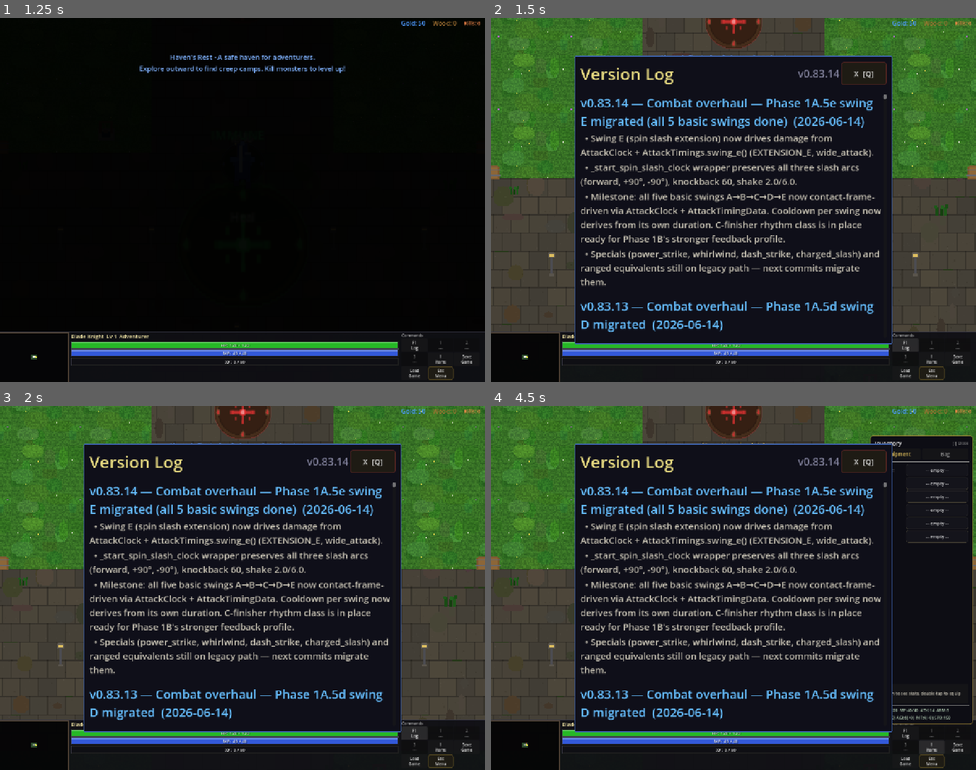
Above: before the commit, frames 1-4 (two rows, left to right).
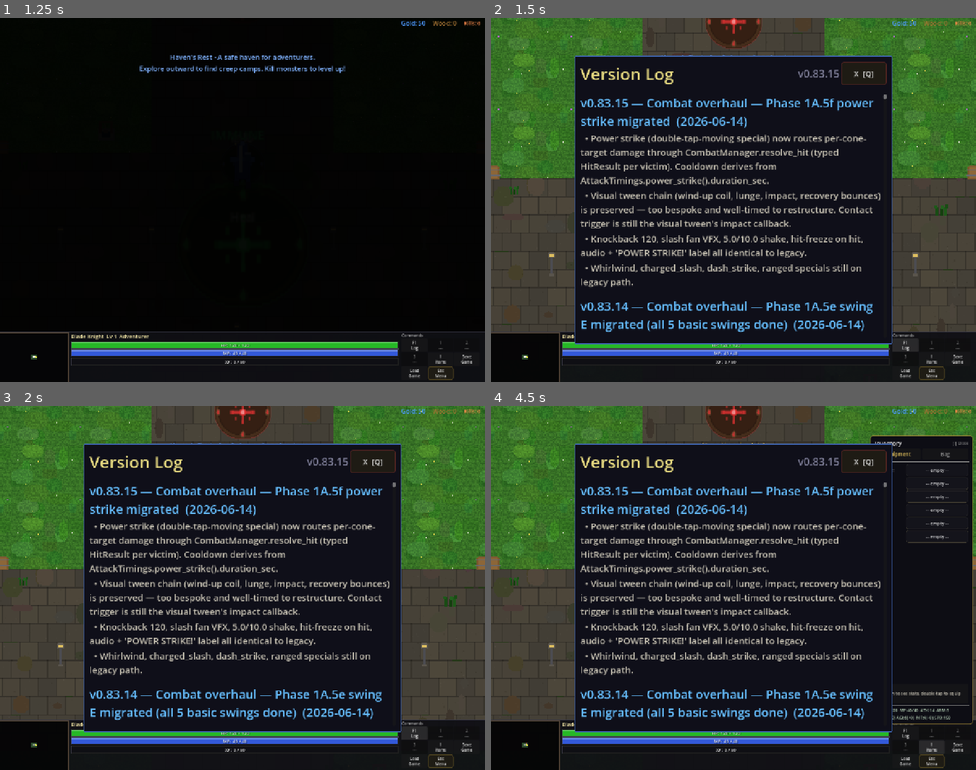
Above: after the commit, the same moments.

Repository: slxny/legends-open-rpg
Game: Godot game, scene res://scenes/main.tscn
Same seed, same stepped clock (60 frames per second), same inputs: the game is played once before the commit and once after it.
Inputs (mouse positions are in pixels of both pictures, inside the frame that each line leads up to):
- Up to frame 1 (1.25 s): tap Enter at 0.5 s; move the mouse to (218, 272) at 0.52 s; hold W (move_up) from 0.53 s (still down); hold Space (attack) from 0.53 s (still down); click (218, 272) at 0.67 s
- Up to frame 2 (1.5 s): release W (move_up) at 1.25 s; release Space (attack) at 1.25 s; click "F1 Log" at 1.25 s
- Up to frame 3 (2 s): no input
- Up to frame 4 (4.5 s): click "1 ---" at 2 s; click "2 ---" at 2.75 s; click "3 ---" at 3.5 s; click "I Items" at 4.25 s

Frame 1 is identical in both runs. In frame 2, 9.4% of the frame differs, in the area x 18-81%, y 14-87%; in frame 3, 9.4%; in frame 4, 9.4%.

Commit message:
v0.83.15: Combat overhaul — Phase 1A.5f power strike migrated
Per-cone-target damage routes through CombatManager.resolve_hit (one
HitResult per victim — Phase 1B will coalesce on attack_id for
hit-stop / camera-shake feedback). Cooldown derives from
AttackTimings.power_strike().duration_sec / attack_speed.

Visual tween chain preserved — wind-up coil, lunge, impact, recovery
bounces are too bespoke/well-timed to restructure. Contact trigger
remains the visual tween's impact callback; the migration here is
typed damage flow + data-driven cooldown.

Knockback 120, slash fan VFX, 5/10 shake, hit-freeze, audio, label
identical to legacy.

Whirlwind, charged_slash, dash_strike, ranged specials still on
legacy path — next commits migrate them.

Headless: smoke 51/51 PASS, parse clean.

Co-Authored-By: Claude Opus 4.7 (1M context) <noreply@anthropic.com>

Diff:
--- a/scenes/player/player.gd
+++ b/scenes/player/player.gd
@@ -1366,8 +1366,14 @@
 func _execute_power_strike(attack_dir: Vector2) -> void:
 	# Double-tap: AoE directional slam — lunge forward, hit up to 5 enemies
 	# in a cone, 1.5x damage with splash. Satisfying bouncy animation.
+	# Phase 1A.5f: damage routes through CombatManager.resolve_hit (typed
+	# HitResult for Phase 1B subscribers). Cooldown derived from
+	# AttackTimings.power_strike().duration_sec. Visual tween contact
+	# callback remains the trigger — its chain is too bespoke to
+	# restructure without risk.
 	_is_attack_animating = true
-	_attack_cooldown = 0.8 / stats.attack_speed
+	var ps_timing = AttackTimingsCls.power_strike()
+	_attack_cooldown = ps_timing.duration_sec / max(0.1, stats.attack_speed)
 	var dir = attack_dir
 	var base_pos = sprite.position
 	var dmg_mult := 1.5
@@ -1432,11 +1438,17 @@
 		var hit_count := 0
 		for enemy in cone_targets:
 			if is_instance_valid(enemy) and not enemy.get("_is_dead"):
-				var result = CombatManager.calculate_damage(stats.get_stats_dict(), enemy.get_stats_dict(), dmg_mult)
-				enemy.take_damage(result["damage"], result["is_crit"])
-				var kb_dir = (enemy.global_position - global_position).normalized()
-				enemy.apply_knockback(kb_dir, 120.0)
-				_spawn_impact_vfx(enemy.global_position, result["is_crit"])
+				var event = HitEventCls.new()
+				event.attacker = self
+				event.victim = enemy
+				event.direction = (enemy.global_position - global_position).normalized()
+				event.attack_id = &"power_strike"
+				event.ability_multiplier = dmg_mult
+				var _result = CombatManager.resolve_hit(event, stats.get_stats_dict(), enemy.get_stats_dict(), true)
+				if is_instance_valid(enemy):
+					var kb_dir = (enemy.global_position - global_position).normalized()
+					enemy.apply_knockback(kb_dir, 120.0)
+					_spawn_impact_vfx(enemy.global_position, _result.was_crit)
 				hit_count += 1
 		# Big directional slash VFX fan
 		_spawn_slash_vfx(dir, 70.0, 2.4)
--- a/scenes/ui/changelog_dialog.gd
+++ b/scenes/ui/changelog_dialog.gd
@@ -9,9 +9,20 @@
 var _is_visible: bool = false
 var _is_mobile: bool = false
 
-const GAME_VERSION := "v0.83.14"
+const GAME_VERSION := "v0.83.15"
 
 const CHANGELOG: Array[Dictionary] = [
+	{
+		"version": "v0.83.15",
+		"title": "Combat overhaul — Phase 1A.5f power strike migrated",
+		"date": "2026-06-14",
+		"entries": [
+			"Power strike (double-tap-moving special) now routes per-cone-target damage through CombatManager.resolve_hit (typed HitResult per victim). Cooldown derives from AttackTimings.power_strike().duration_sec.",
+			"Visual tween chain (wind-up coil, lunge, impact, recovery bounces) is preserved — too bespoke and well-timed to restructure. Contact trigger is still the visual tween's impact callback.",
+			"Knockback 120, slash fan VFX, 5.0/10.0 shake, hit-freeze on hit, audio + 'POWER STRIKE!' label all identical to legacy.",
+			"Whirlwind, charged_slash, dash_strike, ranged specials still on legacy path.",
+		]
+	},
 	{
 		"version": "v0.83.14",
 		"title": "Combat overhaul — Phase 1A.5e swing E migrated (all 5 basic swings done)",
